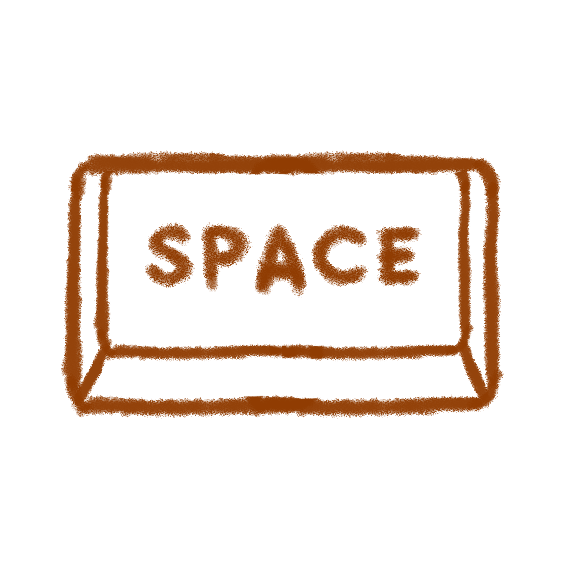
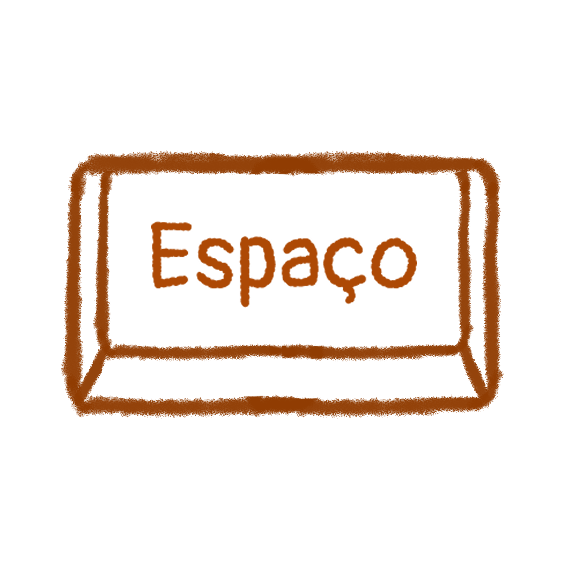
Layer changes from the first 568 x 568 image to the second:
added layer "Espaço" above "Layer 1 Copy" over [151, 221, 417, 308]
hid "Layer 1" over [145, 222, 422, 298]
